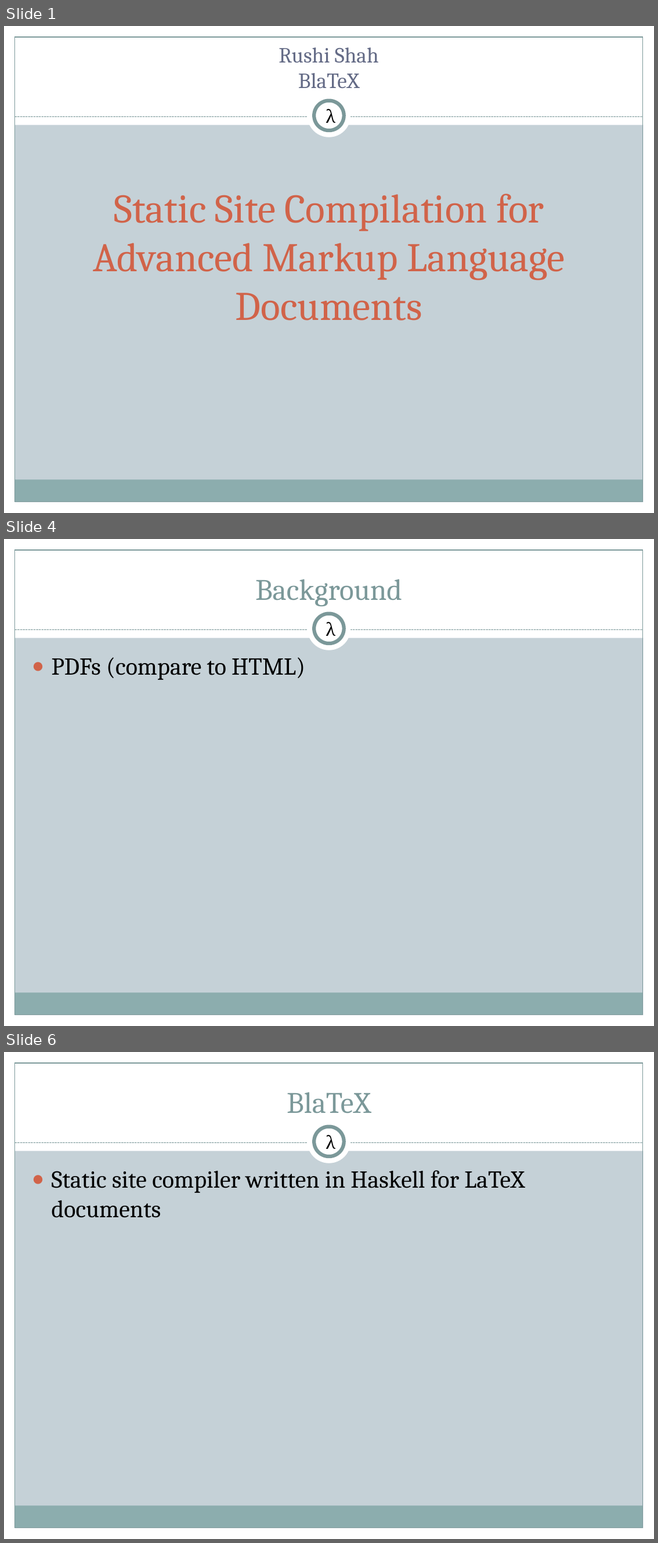
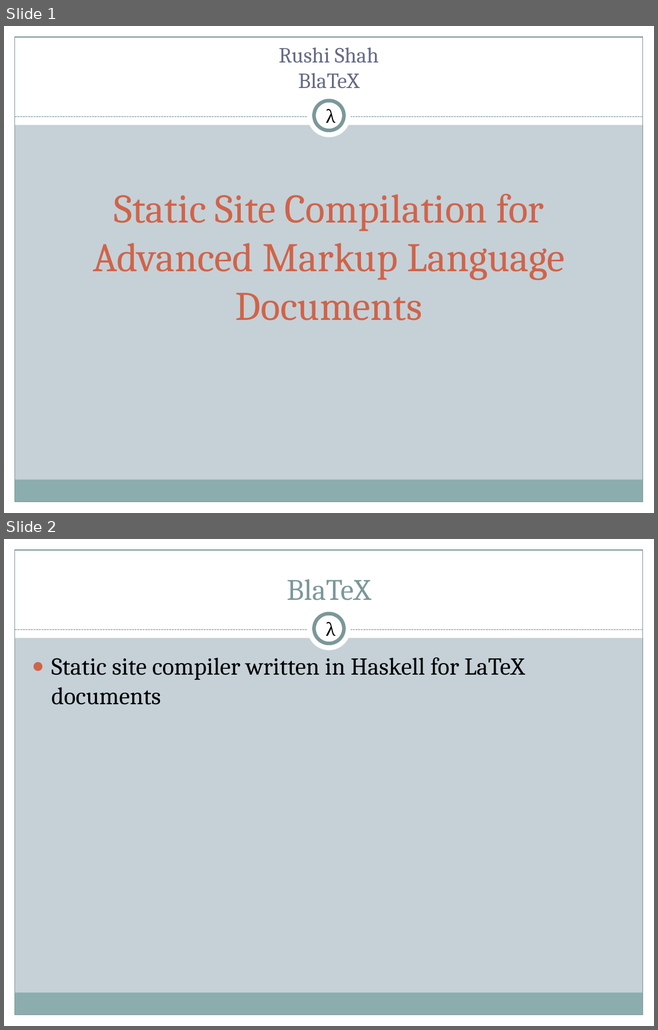
Before and after one commit to 2016rshah/Meta-BlaTeX, a slide deck: Presentations/Final_Presentation.pptx. Shown one above the other, each under a label of ours: slides 1, 4 and 6 before the commit, slides 1 and 2 after it; the slides between them are not shown. The pictures are 658x1543 and 658x1030 pixels, drawn with LibreOffice and Linux fonts; fonts in the diff are those of the drawing. Boxes give left, top, right and bottom in pixels: in the first picture for what was removed or moved away, otherwise in the second. Text is boxed around its words. In the diff, an @@ line names an element or a change of style, - is before the commit and + after.

```diff
--- a/Presentations/Final_Presentation.pptx
+++ b/Presentations/Final_Presentation.pptx
@@ slide 4 removed at (4, 539, 654, 1026), background #C5D1D7; not listed: 9 template elements that a slide beside it also shows @@
@@ title removed at (255, 579, 402, 606) @@
-Background
@@ text removed at (326, 622, 336, 641) @@
-λ
@@ text removed at (52, 657, 305, 680) @@
-● PDFs (compare to HTML)
@@ what was slide 6 is now slide 2 @@
```
Also in this commit, not shown: 4 slides changed, 2 slides added, 3 other slides removed.
